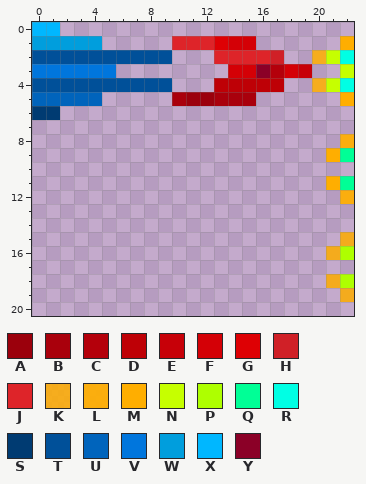
Two versions of one pixel-art sprite, src/assets/img/sprites.png. The picture above is the old version.
The file is 23x21 pixels. Colours within 5 levels of each other are drawn and written as one.
Palette (. is transparent): A #9b000c  B #a9000c  C #b4000b  D #be0006  E #c70008  F #d40006  G #de0004  H #d02027  J #de2429  K #ffae00d9  L #ffae00ed  M #ffae00  N #c6ff00  P #aeff00  Q #00ff96  R #00ffe4  S #003b72  T #005099  U #0064bc  V #0076dd  W #009edd  X #00b7ff  Y #8b0027
Pixels before, first column x 0:
 0 XX.....................
 1 WWWWW.....JJJGFF......M
 2 TTTTTTTTTT...JJJJH..KNR
 3 VVVVVV........FFYCFE..N
 4 TTTTTTTTTT...DDDDD..KNR
 5 UUUUU.....BAABBB......M
 6 SS.....................
 7 .......................
 8 ......................L
 9 .....................MQ
10 .......................
11 .....................MQ
12 ......................L
13 .......................
14 .......................
15 ......................K
16 .....................KP
17 .......................
18 .....................KP
19 ......................K
After:
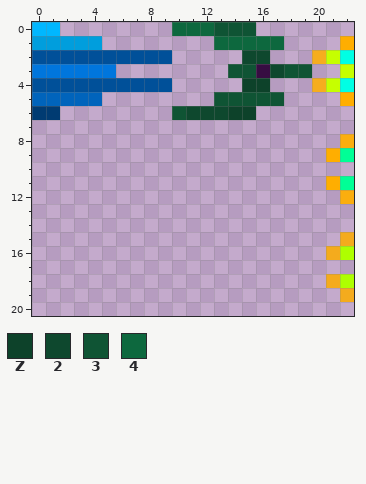
Colours new in this view: Z #0d422a  2 #0e482e  3 #0f5434  4 #0d683e
Edits made:
colour Y: #8b0027 -> #370d42
Changed rows in their new state; - is a pixel that keeps its letter.
first column x 10:
 0 444333----
 1 ...44444--
 2 ---..22.--
 3 ----33-233
 4 ---..ZZ.--
 5 ...33333--
 6 3222ZZ----
